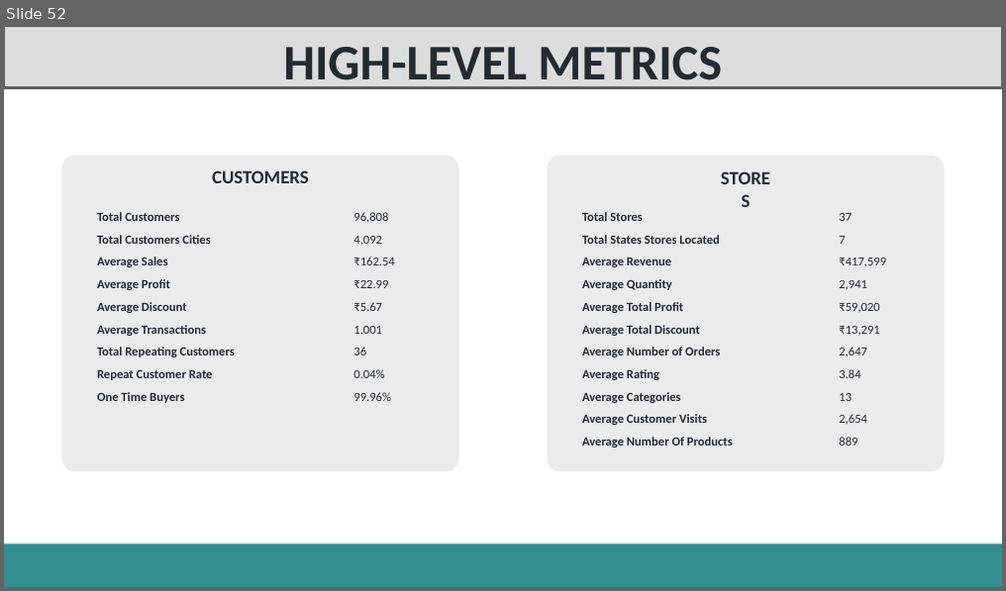
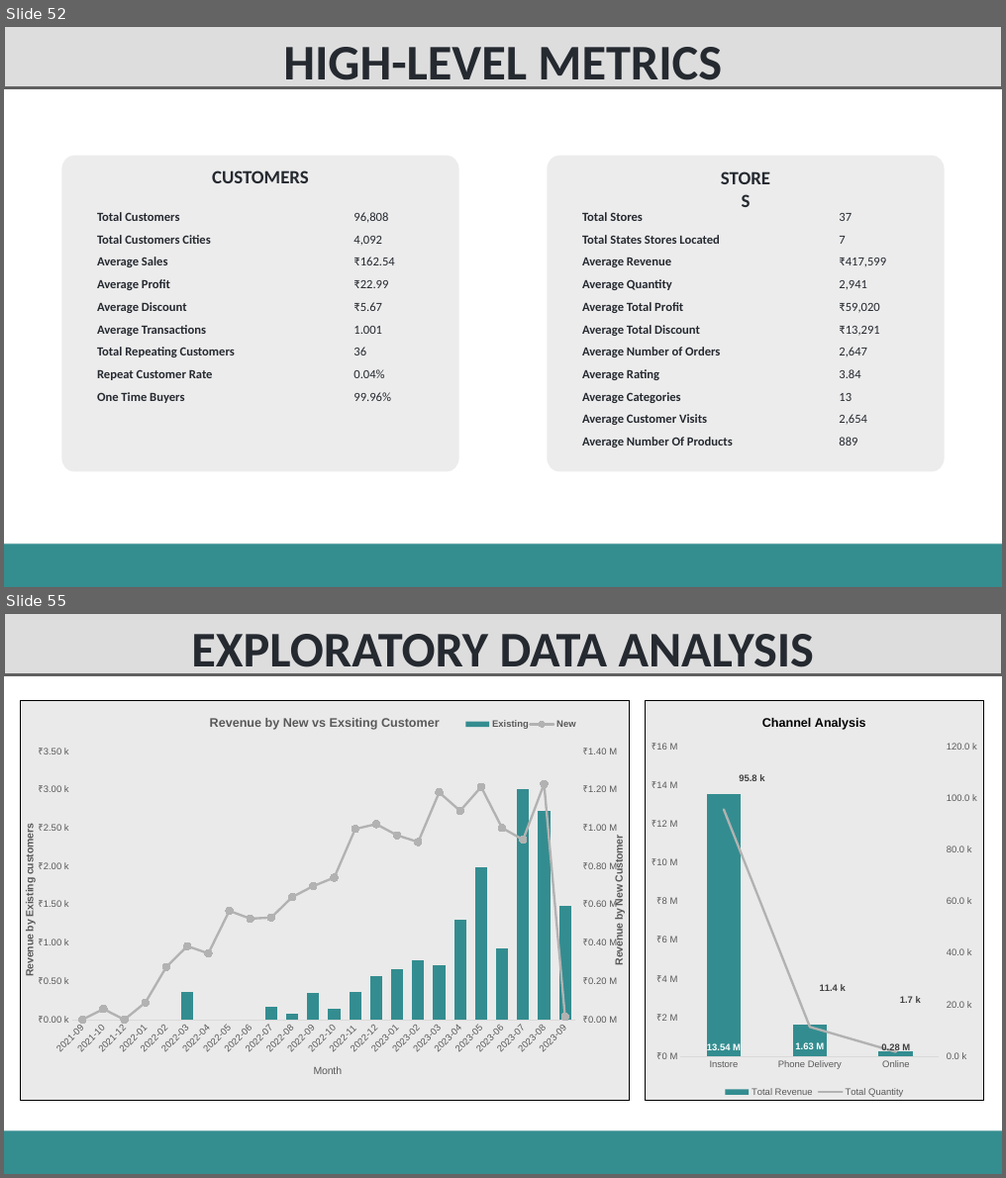
Before and after one commit to Dipesh-Ydv/Retail-Store-Data-Analysis, a slide deck: Retail Analysis Presentation.pptx. Shown one above the other, each under a label of ours: slide 52 before the commit, slides 52 and 55 after it; the slides between them are not shown. The pictures are 1006x591 and 1006x1178 pixels, drawn with LibreOffice and Linux fonts; fonts in the diff are those of the drawing. Boxes give left, top, right and bottom in pixels: in the first picture for what was removed or moved away, otherwise in the second. Text is boxed around its words. In the diff, an @@ line names an element or a change of style, - is before the commit and + after.

```diff
--- a/Retail Analysis Presentation.pptx
+++ b/Retail Analysis Presentation.pptx
@@ slide 55 added at (4,613,1002,1174), background #FFFFFF; not listed: 1 template element that a slide beside it also shows @@
@@ rectangle added at (4,613,1002,675), fill #DDDDDD, outline #616161 2 pt, 48 pt, text #252930, bold @@
+EXPLORATORY DATA ANALYSIS
@@ column chart added at (21,700,629,1100) @@
+title "Revenue by New vs Exsiting Customer "
+categories: 2021-09, 2021-10, 2021-12, 2022-01, 2022-02, 2022-03, 2022-04, 2022-05, 2022-06, 2022-07, 2022-08, 2022-09, 2022-10, 2022-11, 2022-12, 2023-01, 2023-02, 2023-03, 2023-04, 2023-05, 2023-06, 2023-07, 2023-08, 2023-09
+Existing: -, -, -, -, -, 400, -, -, -, 200, 100, 400, 100, 400, 600, 700, 800, 700, 1300, 2000, 900, 3000, 2700, 1500
+New: 0, 60000, 0, 90000, 270000, 380000, 350000, 570000, 530000, 530000, 640000, 700000, 740000, 1000000, 1020000, 960000, 930000, 1190000, 1090000, 1210000, 1000000, 940000, 1230000, 10000
@@ column chart added at (645,700,984,1100) @@
+title "Channel Analysis "
+categories: Instore, Phone Delivery, Online
+Total Revenue: 13540000, 1630000, 280000
+Total Quantity: 95800, 11400, 1700
```
Also in this commit, not shown: 6 slides changed, 2 other slides added, 1 slide removed, 1 other file.
